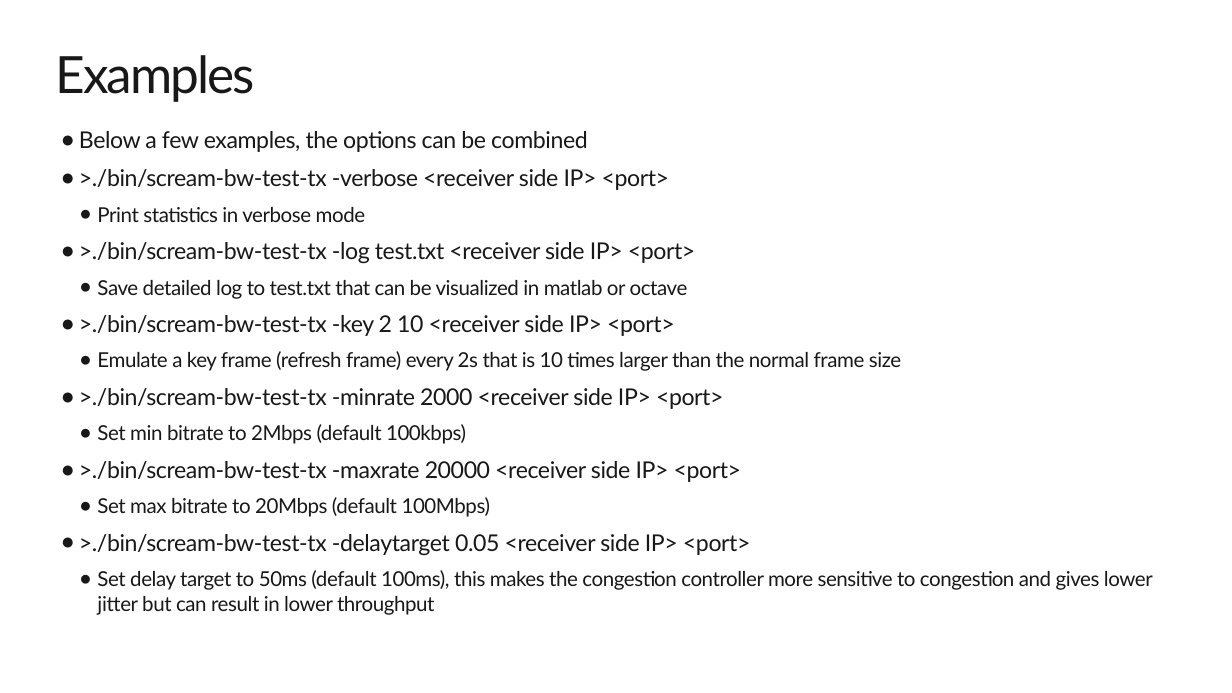
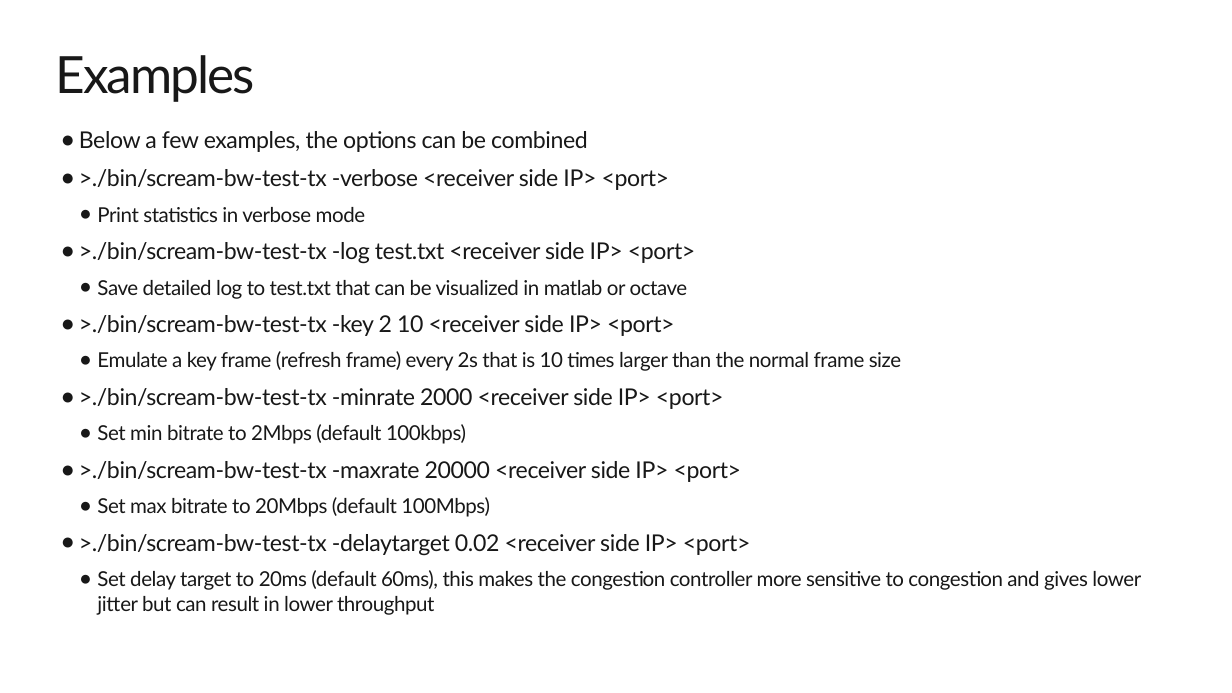
Before and after one commit to 5G-VCA-CC/scream, a slide deck: slide 14 of SCReAM-BW-test-tool.pptx. Drawn at 1232x693 pixels with LibreOffice and Linux fonts; fonts in the diff are those of the drawing; background and template pictures are left out. Boxes give left, top, right and bottom in pixels: in the first picture for what was removed or moved away, otherwise in the second. Text is boxed around its words. In the diff, an @@ line names an element or a change of style, - is before the commit and + after.

Commit message:
Robustness to large packet reordering improved. Feature is currently only enabled for the BW test application. To enable featire in multicam, add #define EXT_OOO_FB in multicam scream_receiver.cpp. Updated code also fixed an issue where even little reordering triggered packet loss reaction.   - -periodicdropinterval option removed. Periodic rate reduction is instead implemented in ScreamV2Tx.cpp.   - ScreamV1Tx.cpp removed.   - BW test tool, summary output displays %-age of packets marked Not-ECT, ECT(0), ECT(1) and CE.

```diff
--- a/SCReAM-BW-test-tool.pptx
+++ b/SCReAM-BW-test-tool.pptx
@@ text at (x1=79, y1=534, x2=1141, y2=615): text changed @@
-● >./bin/scream-bw-test-tx -delaytarget 0.05 <receiver side IP> <port>
-  ● Set delay target to 50ms (default 100ms), this makes the congestion controller more sensitive to congestion and gives lower jitter but can result in lower throughput
+● >./bin/scream-bw-test-tx -delaytarget 0.02 <receiver side IP> <port>
+  ● Set delay target to 20ms (default 60ms), this makes the congestion controller more sensitive to congestion and gives lower jitter but can result in lower throughput
```
Also in this commit, not shown: 12 other slides changed, 26 other files.
